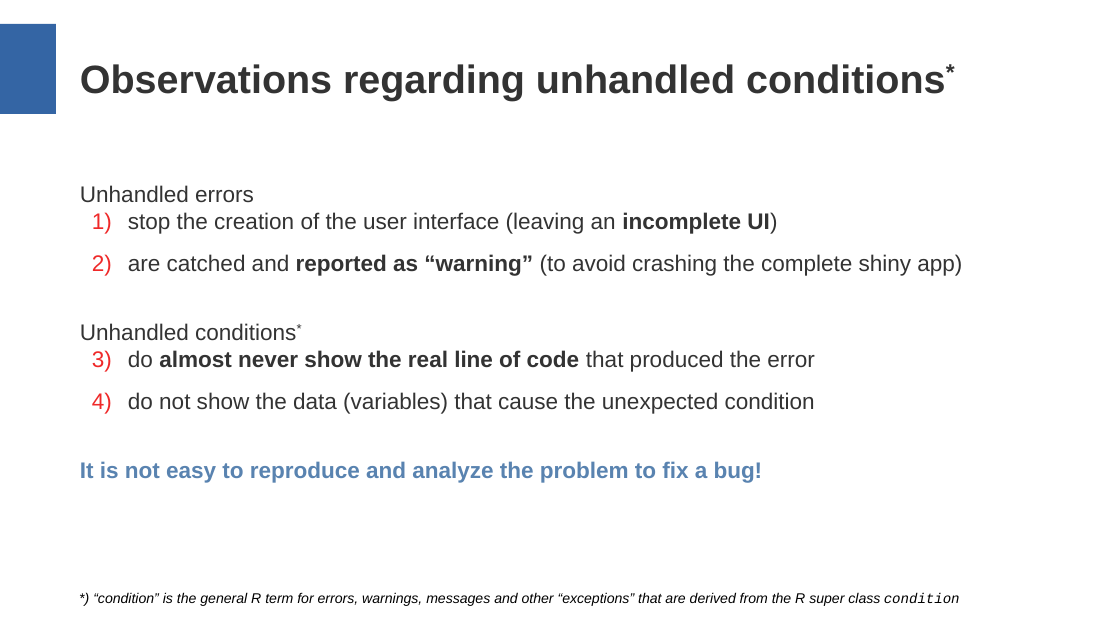
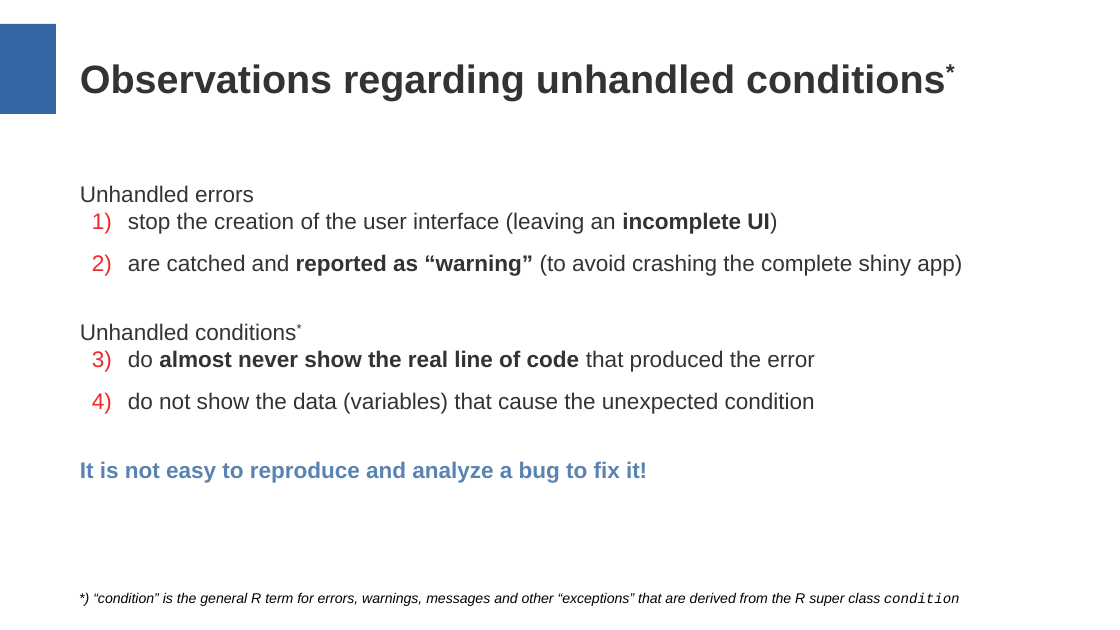
Before and after one commit to aryoda/R_shiny_post_mortem_analysis_training, a slide deck: slide 7 of Training slides (layout may be broken).pptx. Drawn at 1120x630 pixels with LibreOffice and Linux fonts; fonts in the diff are those of the drawing. Boxes give left, top, right and bottom in pixels: in the first picture for what was removed or moved away, otherwise in the second. Text is boxed around its words. In the diff, an @@ line names an element or a change of style, - is before the commit and + after.

```diff
--- a/Training slides (layout may be broken).pptx
+++ b/Training slides (layout may be broken).pptx
@@ text at [80,461,647,483]: text changed @@
-It is not easy to reproduce and analyze the problem to fix a bug!
+It is not easy to reproduce and analyze a bug to fix it!
```
Also in this commit, not shown: 4 other slides changed, 4 other files.
